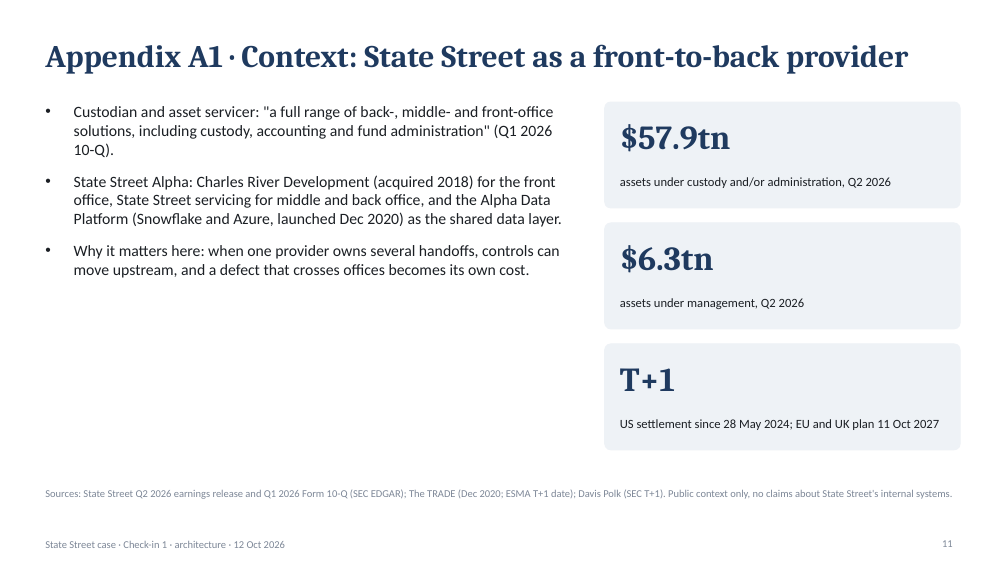
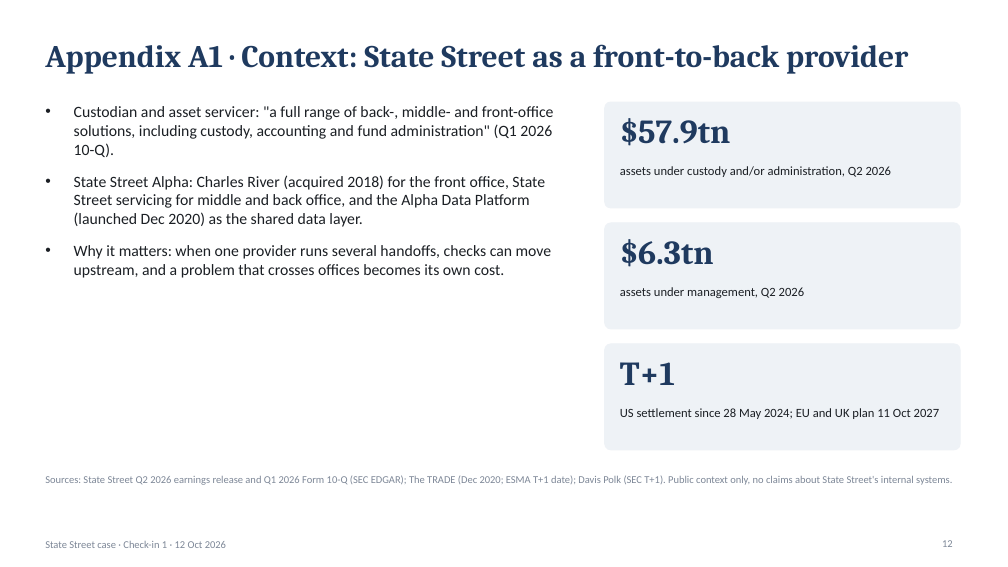
Before and after one commit to KevinRusu/BC-State-Street-Case-Competition, a slide deck: slide 12 of docs/Checkin1_Pack.pptx (slide 11 before the commit). Drawn at 1008x567 pixels with LibreOffice and Linux fonts; fonts in the diff are those of the drawing. Boxes give left, top, right and bottom in pixels: in the first picture for what was removed or moved away, otherwise in the second. Text is boxed around its words. In the diff, an @@ line names an element or a change of style, - is before the commit and + after.

```diff
--- a/docs/Checkin1_Pack.pptx
+++ b/docs/Checkin1_Pack.pptx
@@ text at bbox=[74, 175, 552, 278]: text changed @@
-• State Street Alpha: Charles River Development (acquired 2018) for the front office, State Street servicing for middle and back office, and the Alpha Data Platform (Snowflake and Azure, launched Dec 2020) as the shared data layer.
-• Why it matters here: when one provider owns several handoffs, controls can move upstream, and a defect that crosses offices becomes its own cost.
+• State Street Alpha: Charles River (acquired 2018) for the front office, State Street servicing for middle and back office, and the Alpha Data Platform (launched Dec 2020) as the shared data layer.
+• Why it matters: when one provider runs several handoffs, checks can move upstream, and a problem that crosses offices becomes its own cost.
@@ vertical alignment middle to top in 7 elements at bbox=[620, 118, 731, 146], bbox=[620, 166, 891, 177], bbox=[620, 239, 714, 267], bbox=[620, 287, 805, 298], bbox=[620, 362, 675, 385], bbox=[620, 408, 939, 419], bbox=[45, 475, 952, 485] @@
@@ text at bbox=[45, 541, 226, 548]: text changed @@
-State Street case · Check-in 1 · architecture · 12 Oct 2026
+State Street case · Check-in 1 · 12 Oct 2026
```
Also in this commit, not shown: 9 other slides changed, 6 slides added, 7 slides removed, 25 other files.
